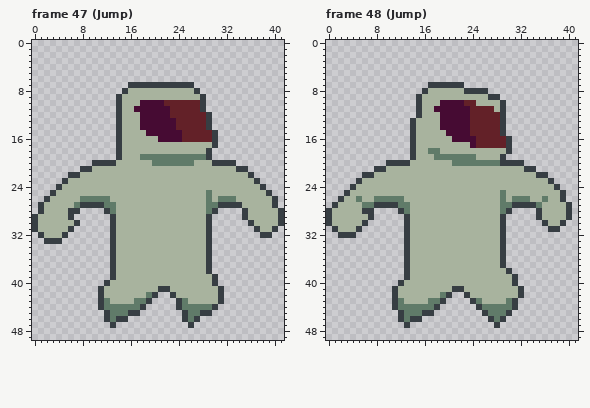
Pixel-art file, stored at _asset_builders/sprites/player.ase. The picture above is the old version.
42x50 pixels, 80 frames. Shown: frame 47 (Jump), frame 48 (Jump). The commit also changed other frames, which this record leaves out.
Once edited:
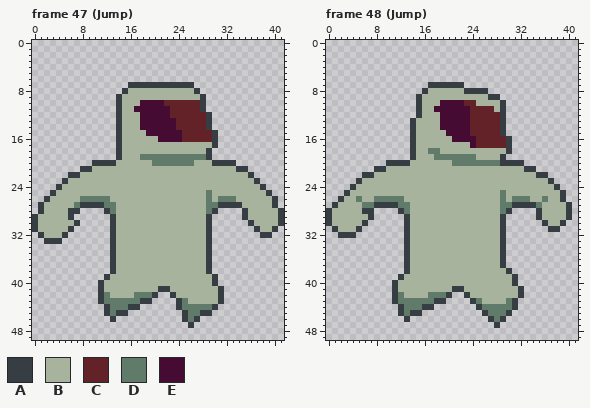
Palette (. is transparent): A #373e43  B #a8b39e  C #632128  D #607b69  E #460b33
Difference:
Frame 47 (Jump), layer "Layer 2":
y 39: x 12..13 .A -> AB
y 40: x 11..12 .A -> AB
y 42: x 12 B -> D; x 17..18 BB -> DD
y 43: x 13..16 BBBB -> DDDD; x 18 D -> A
y 44: x 11..12 AD -> .A; x 16..18 DDA -> AA.
y 45: x 14..17 DDAA -> AA..
y 46: x 12..15 ADAA -> .A..
y 47: x 13 A -> .
Frame 48 (Jump), layer "Layer 2": the same change as frame 47 (Jump)
Boxes around the changes in both pictures, in picture pixels (x1, y1, x2, y2):
changed: (98, 274, 146, 328)
changed: (392, 274, 440, 328)
